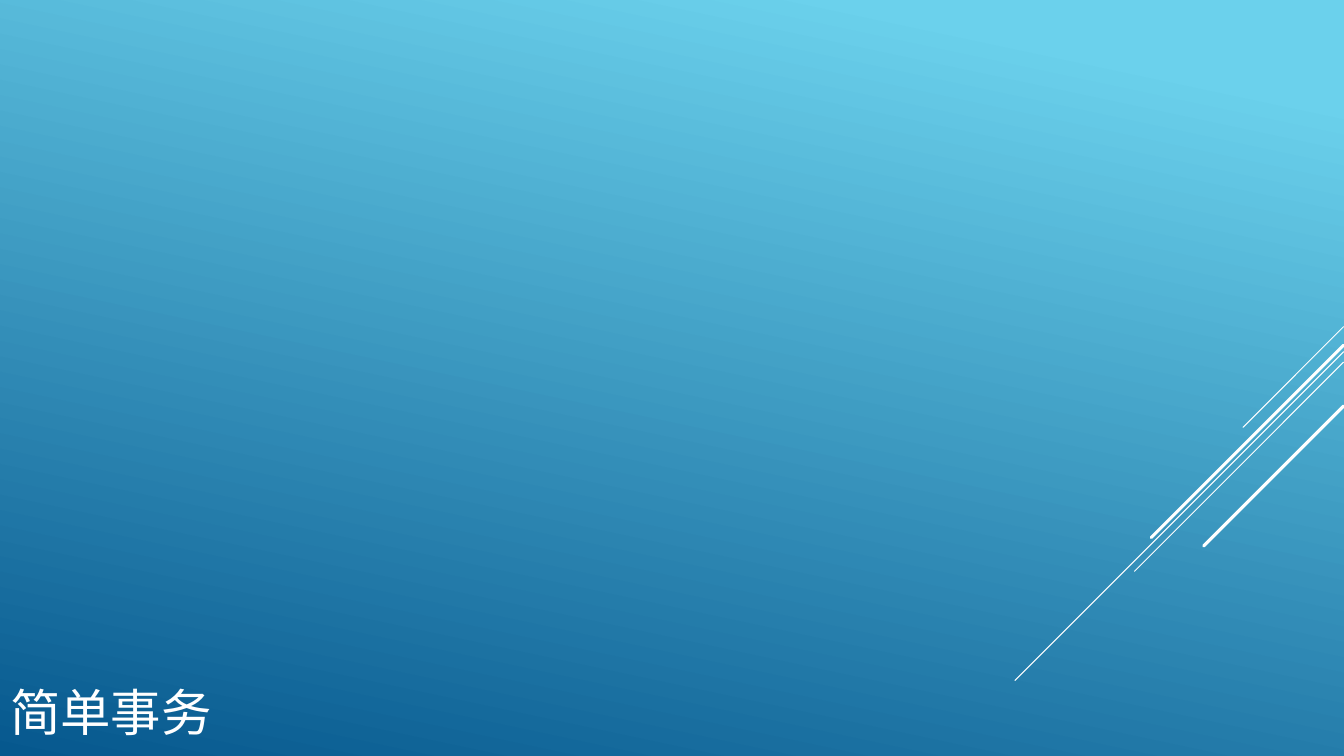
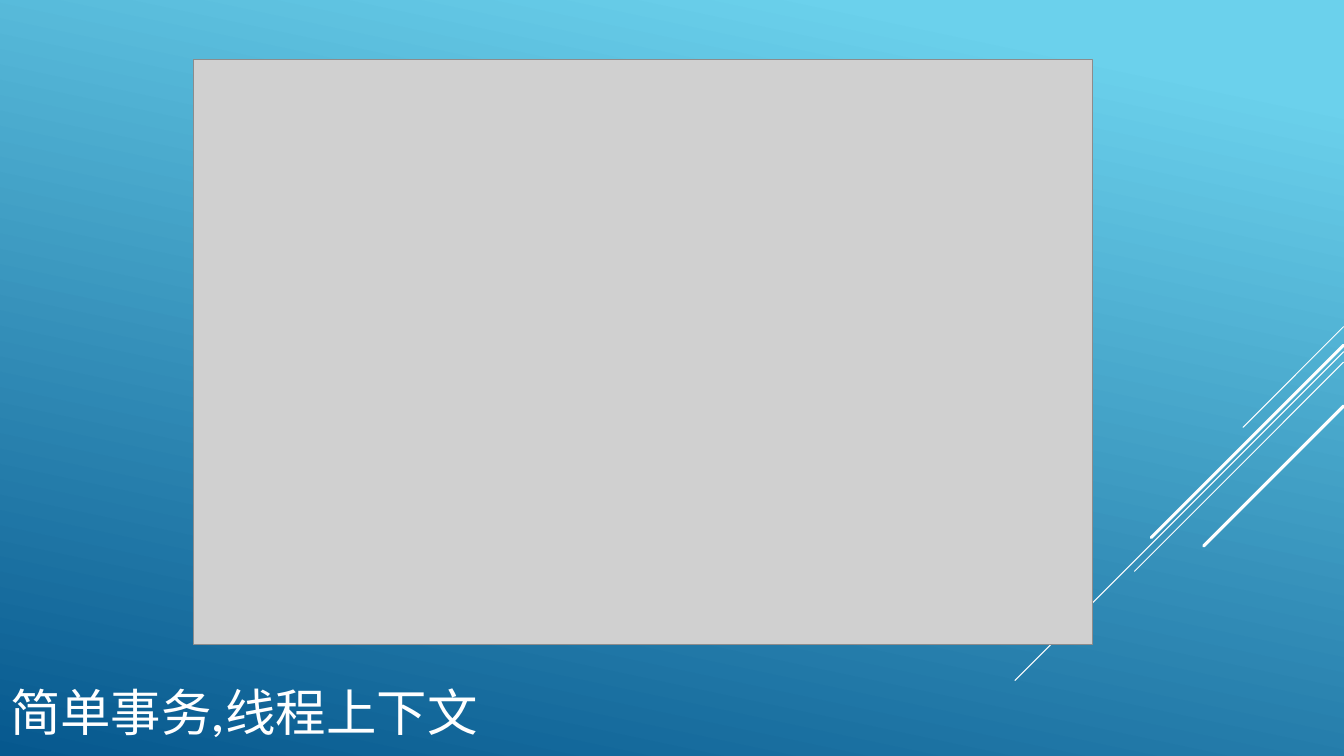
Before and after one commit to chanjettplus/Chanjet.TP, a slide deck: slide 7 of docs/T+服务端构架.pptx (slide 8 before the commit). Drawn at 1344x756 pixels with LibreOffice and Linux fonts; fonts in the diff are those of the drawing; grey boxes stand for pictures. Boxes give left, top, right and bottom in pixels: in the first picture for what was removed or moved away, otherwise in the second. Text is boxed around its words. In the diff, an @@ line names an element or a change of style, - is before the commit and + after.

```diff
--- a/docs/T+服务端构架.pptx
+++ b/docs/T+服务端构架.pptx
@@ picture added at (194,59,1094,644) @@
@@ title at (10,688,477,737): text changed @@
-简单事务
+简单事务,线程上下文
```
Also in this commit, not shown: 4 other slides changed, 1 slide added, 1 slide removed, 43 other files.
